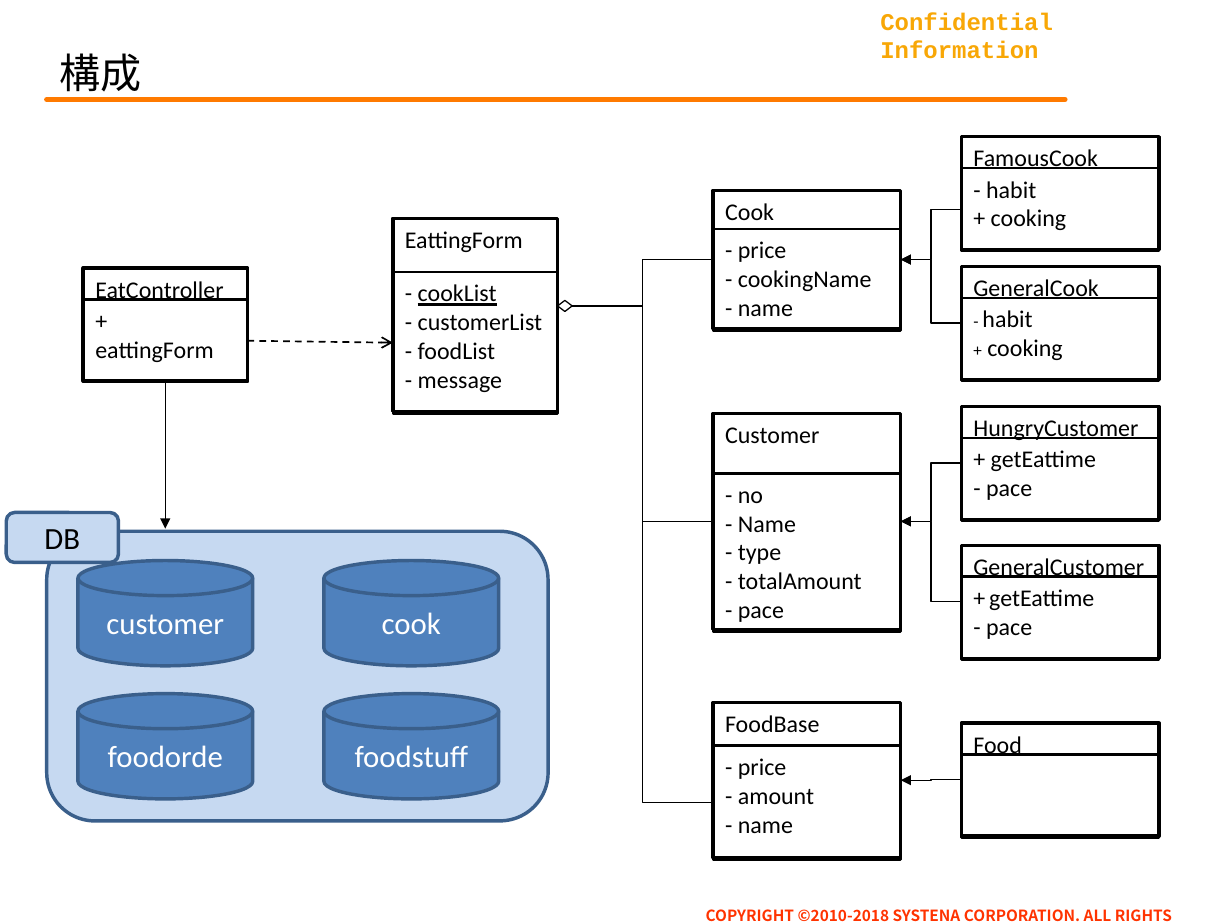
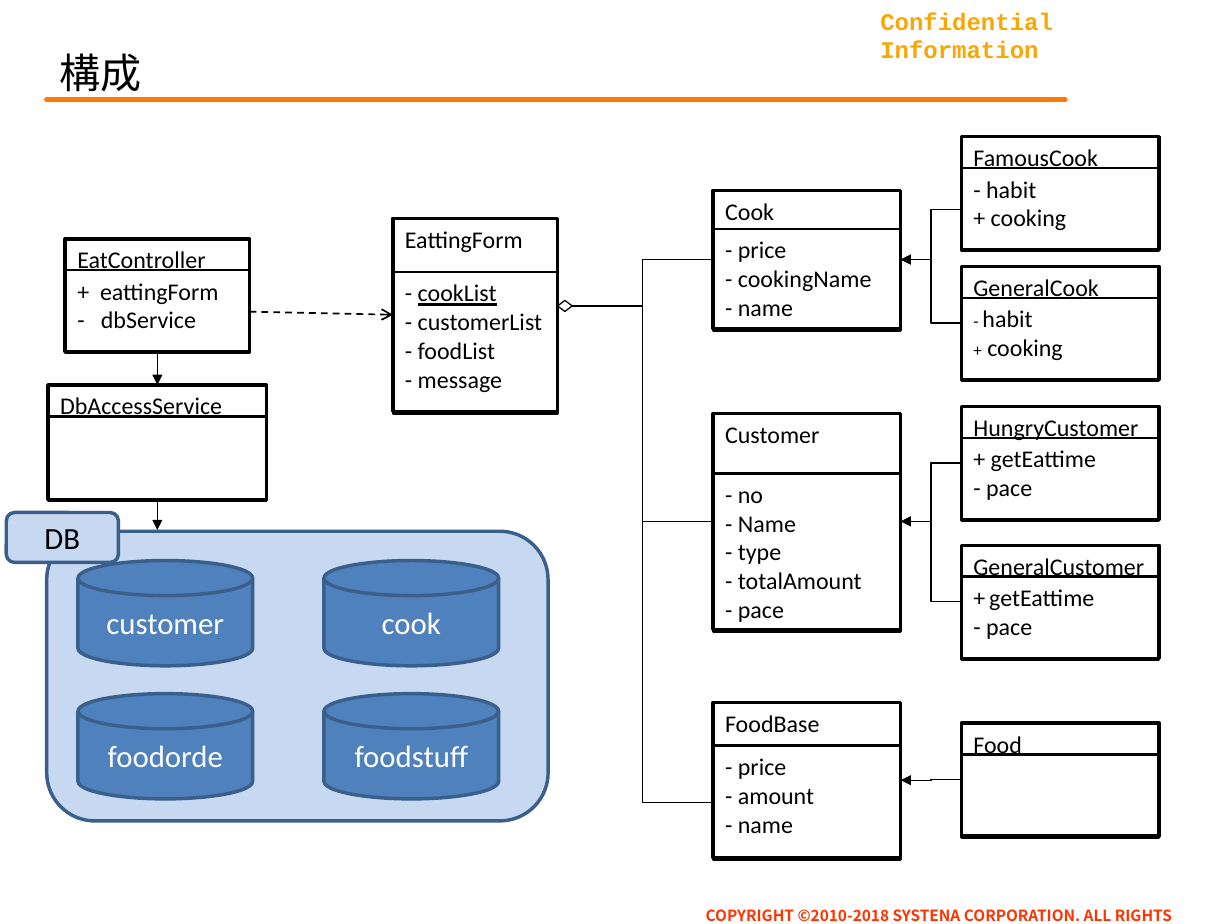
Before and after one commit to abese/webjava_3, a slide deck: slide 4 of doc/発表資料_阿部.pptx. Drawn at 1232x924 pixels with LibreOffice and Linux fonts; fonts in the diff are those of the drawing; background and template pictures are left out. Boxes give left, top, right and bottom in pixels: in the first picture for what was removed or moved away, otherwise in the second. Text is boxed around its words. In the diff, an @@ line names an element or a change of style, - is before the commit and + after.

```diff
--- a/doc/発表資料_阿部.pptx
+++ b/doc/発表資料_阿部.pptx
@@ rectangle "EatController": place and size @@
-rectangle "EatController" at [84, 269, 248, 382]
+rectangle "EatController" at [65, 239, 250, 352]
@@ rectangle "+ eattingForm": place and size @@
-rectangle "+ eattingForm" at [84, 299, 248, 382]
+rectangle "+ eattingForm" at [65, 270, 250, 352]
@@ text in rectangle at [101, 311, 196, 328]: paragraph added @@
+- dbService
@@ arrow moved from (248, 341) - (393, 342) to (250, 312) - (393, 315) @@
@@ arrow moved from (165, 382) - (165, 529) to (158, 354) - (158, 384) @@
@@ rectangle added at [48, 384, 267, 499], fill #FFFFFF, outline #000000 2 pt, 14 pt, text #000000 @@
+DbAccessService
@@ rectangle added at [48, 416, 267, 500], outline #000000 1.5 pt @@
@@ arrow added from (158, 499) to (158, 530), #000000 0.75 pt @@
```
Also in this commit, not shown: 2 other slides changed, 1 slide added, 7 other files.
